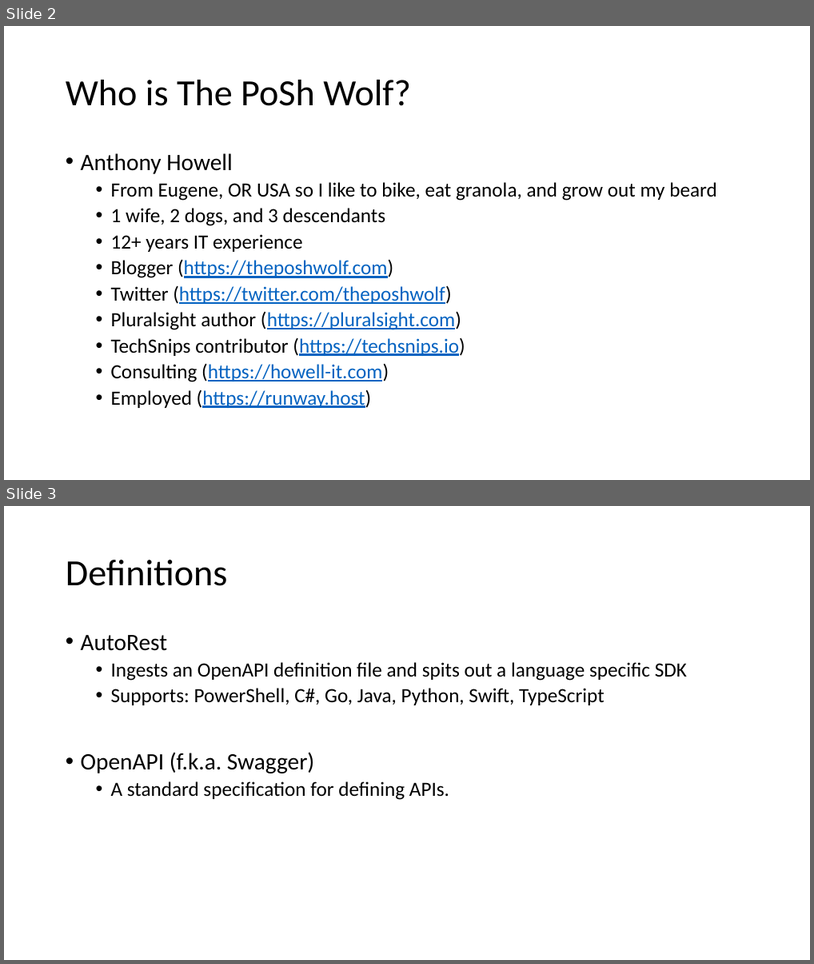
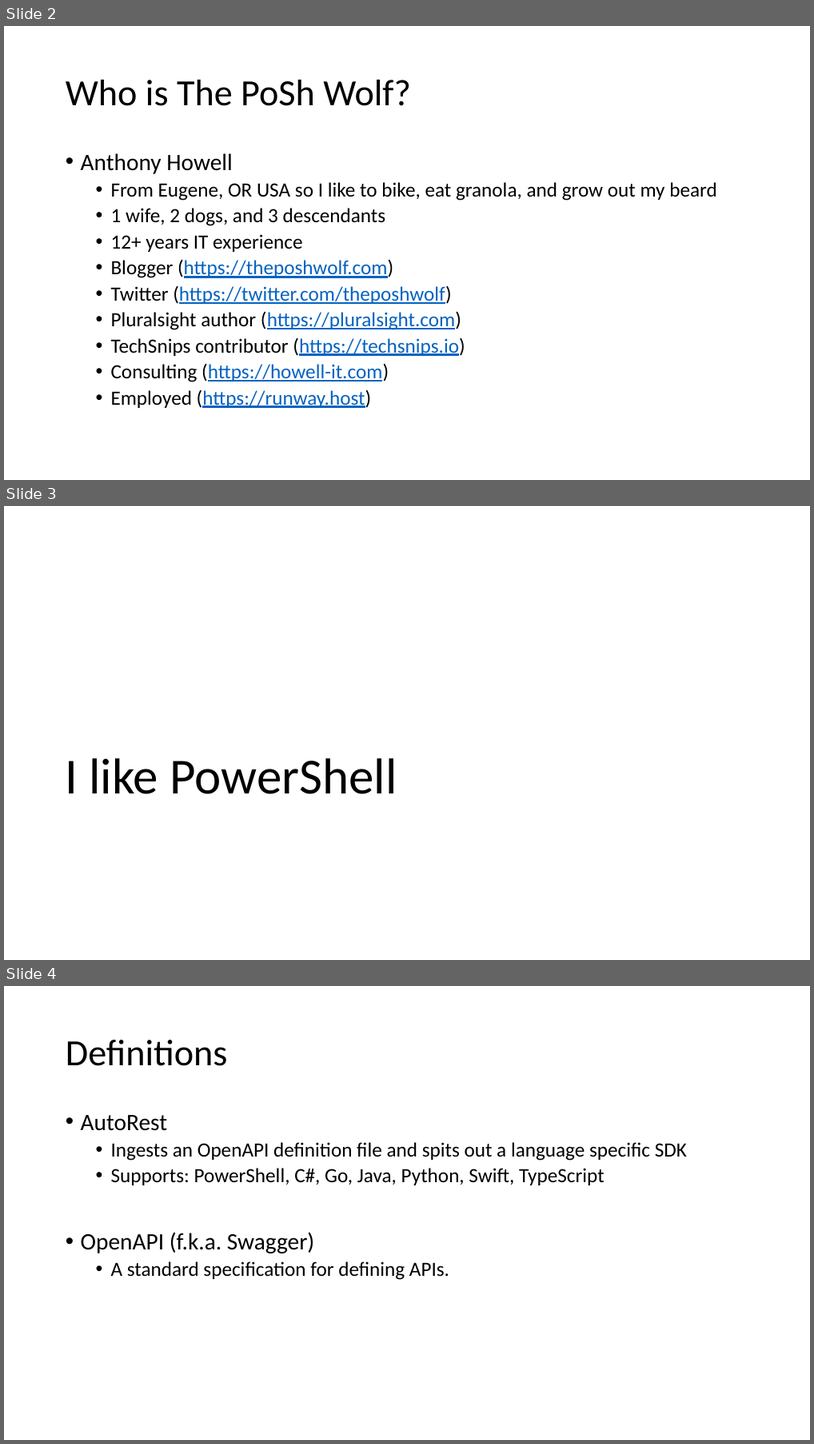
Before and after one commit to ThePoShWolf/Sessions, a slide deck: 2022-04-28 - AutoRest The Module Generator/PowerShell Summit 2022 - AutoRest.pptx. Shown one above the other, each under a label of ours: slides 2 and 3 before the commit, slides 2, 3 and 4 after it. The pictures are 814x964 and 814x1444 pixels, drawn with LibreOffice and Linux fonts; fonts in the diff are those of the drawing; background and template pictures are left out. Boxes give left, top, right and bottom in pixels: in the first picture for what was removed or moved away, otherwise in the second. Text is boxed around its words. In the diff, an @@ line names an element or a change of style, - is before the commit and + after.

```diff
--- a/2022-04-28 - AutoRest The Module Generator/PowerShell Summit 2022 - AutoRest.pptx
+++ b/2022-04-28 - AutoRest The Module Generator/PowerShell Summit 2022 - AutoRest.pptx
@@ slide 3 added at [4, 506, 810, 960], background picture (left out) @@
@@ title added at [65, 758, 397, 794], 60 pt, text #000000 @@
+I like PowerShell
@@ what was slide 3 is now slide 4 @@
```
Also in this commit, not shown: 2 other files.
